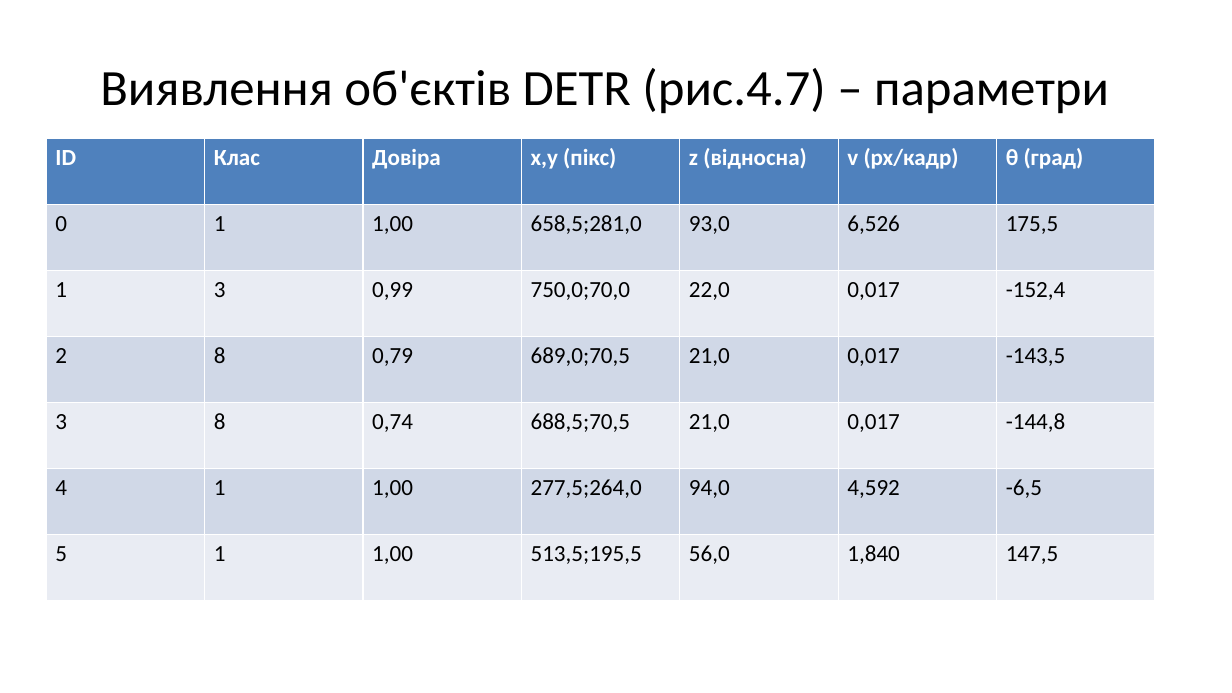
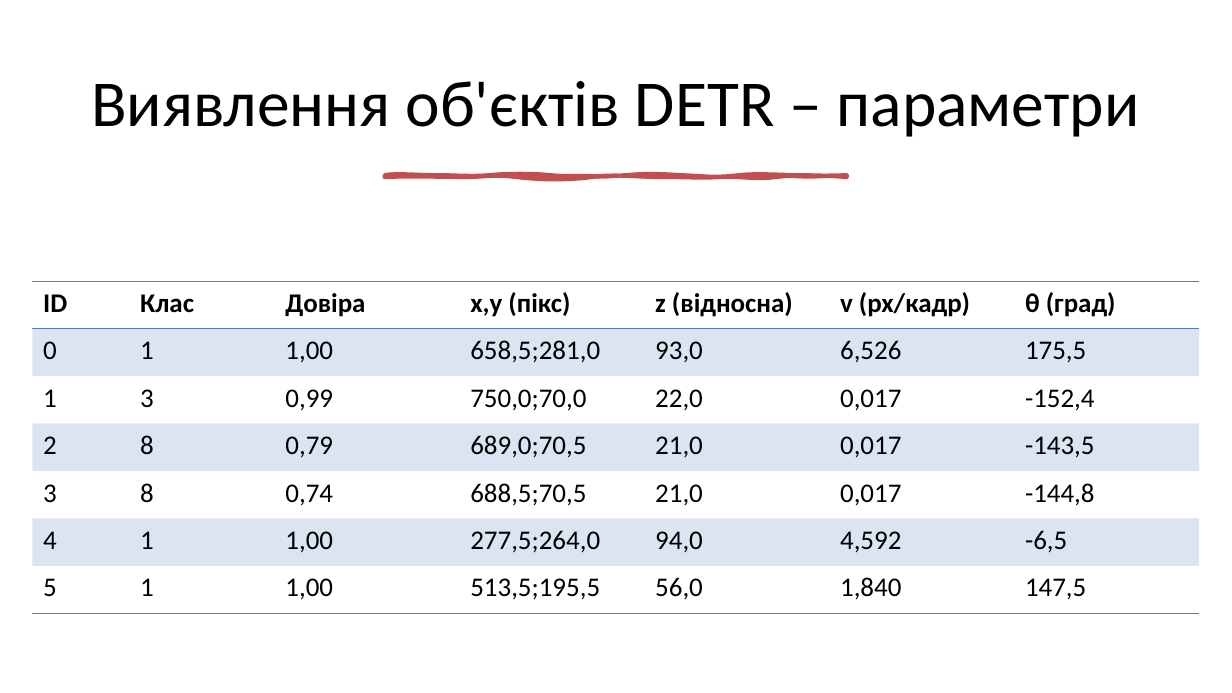
Before and after one commit to ly0wenka/dis_f, a slide deck: slide 30 of dissertation_Kondratov_full_37slides.pptx. Drawn at 1232x693 pixels with LibreOffice and Linux fonts; fonts in the diff are those of the drawing. Boxes give left, top, right and bottom in pixels: in the first picture for what was removed or moved away, otherwise in the second. Text is boxed around its words. In the diff, an @@ line names an element or a change of style, - is before the commit and + after.

```diff
--- a/dissertation_Kondratov_full_37slides.pptx
+++ b/dissertation_Kondratov_full_37slides.pptx
@@ title at [91,81,1140,137]: text changed; size 39.6 to 51 pt @@
-Виявлення об'єктів DETR (рис.4.7) – параметри
+Виявлення об'єктів DETR – параметри
@@ freeform shape added at [384,176,847,177], fill #C0504D, outline #C0504D 3.25 pt @@
@@ table at [32,281,1199,614] @@
@@ fill #4F81BD to none in row 1 @@
@@ fill #D0D8E8 to #4F81BD at 20% opacity in 21 cells @@
@@ fill #E9EDF4 to none in 21 cells @@
@@ size 18 to 21 pt @@
@@ text colour #FFFFFF to #000000 in "ID", "Клас", "Довіра", "x,y (пікс)" and 3 more places @@
@@ borders changed @@
@@ table: place and size @@
-table at [46,139,1153,601]
+table at [32,281,1199,614]
```
Also in this commit, not shown: 36 other slides changed, 1 other file.
